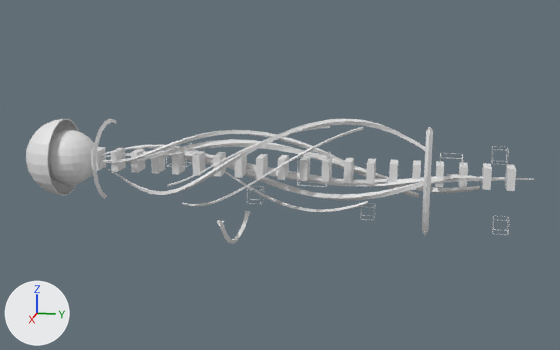
The OBJ model Assets/Models/UpperArm/bras_0009.obj as it was, and as the next commit left it.
Before and after are seen from a 50 mm lens placed at (1.228, 0.263, 0.293), pointed at (-0.005, 0.017, -0.015). Arrows for +X, +Y and +Z are at lower left; the lights stay in place. Where no turn or scale is listed for an object, it has been applied to the vertices. Vertices at the same position are counted once.

In view in the first picture: 'bras_0009'.
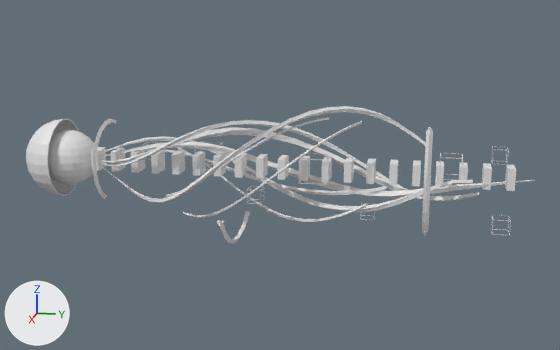
Where the change shows, as pixel boxes [x1, y1, x2, y2] in the pictures (560 x 350 px; the box of a moved part takes in the faces that stretch with it):
'bras_0009', reshaped (9% taller): before [26, 118, 535, 244]; after [26, 106, 535, 244]
part 1 of me_bras_0009, moved or reshaped: before [492, 215, 510, 235]; after [142, 142, 162, 159]
part 2 of me_bras_0009, moved or reshaped: before [297, 151, 331, 187]; after [491, 215, 511, 235]
part 3 of me_bras_0009, moved or reshaped: before [166, 143, 193, 167]; after [195, 142, 223, 170]
part 4 of me_bras_0009, added: after [299, 153, 330, 185]
part 5 of me_bras_0009, moved or reshaped: before [225, 172, 368, 212]; after [178, 148, 366, 222]
part 6 of me_bras_0009, moved or reshaped: before [182, 127, 363, 207]; after [183, 121, 362, 218]
part 7 of me_bras_0009, moved or reshaped: before [167, 126, 330, 187]; after [166, 118, 329, 197]
part 8 of me_bras_0009, rebuilt (54% taller): before [102, 151, 535, 187]; after [101, 142, 535, 198]
part 9 of me_bras_0009, rebuilt (39% taller): before [102, 145, 472, 200]; after [101, 136, 473, 213]
part 10 of me_bras_0009, rebuilt: before [163, 156, 387, 183]; after [144, 149, 386, 195]
part 11 of me_bras_0009, rebuilt (26% taller): before [103, 119, 425, 195]; after [103, 106, 426, 202]
part 12 of me_bras_0009, rebuilt (16% taller): before [101, 130, 419, 198]; after [99, 120, 419, 199]
part 13 of me_bras_0009, rebuilt (38% taller): before [100, 139, 480, 193]; after [100, 127, 479, 202]

Edits to the bpy script that builds the scene:
```text
Change me_bras_0009:
    used by ob_bras_0009; location = (0.0, 0.0, 0.0)
    remove me_bras_0009.from_pydata(...)  # 1805 vertices, 1744 faces; spans x -0.114..0.115, y -0.437..0.421, z -0.131..0.086
    add me_bras_0009.from_pydata(...)  # 1837 vertices, 1769 faces; spans x -0.114..0.115, y -0.437..0.421, z -0.131..0.103
    me_bras_0009 part 1: the loose piece of 32 vertices spanning x 0.0..0.024, y 0.362..0.386, z -0.087..-0.063 is moved by (0.013, -0.568, 0.099)
    me_bras_0009 part 2: the loose piece of 32 vertices spanning x -0.024..0.024, y 0.051..0.099, z -0.024..0.024 is scaled about its middle by (0.571, 0.576, 0.5), then moved by (0.012, 0.299, -0.075)
    me_bras_0009 part 3: the loose piece of 32 vertices spanning x -0.002..0.033, y -0.168..-0.133, z 0.0..0.034 is scaled about its middle by (1, 1.12, 1.16), then moved by (0.0, 0.051, 0.0)
    me_bras_0009 part 4: the loose piece of 32 vertices spanning x -0.024..0.024, y 0.051..0.099, z -0.024..0.024 is copied, and the copy is scaled about its middle by (0.932, 0.923, 0.878); it spans x -0.022..0.022, y 0.053..0.097, z -0.021..0.021
    me_bras_0009 part 5: the loose piece of 98 vertices spanning x -0.065..0.061, y -0.18..0.168, z -0.071..0.017 is multiplied about the mesh origin by the matrix ((1.213, 0.009, -0.167), (0.0, 1.0, 0.0), (0.175, 0.001, 1.23))
    me_bras_0009 part 6: the loose piece of 98 vertices spanning x 0.022..0.08, y -0.145..0.155, z -0.067..0.076 is multiplied about the mesh origin by the matrix ((1.213, 0.008, 0.12), (0.0, 1.0, 0.0), (-0.136, 0.011, 1.194))
    me_bras_0009 part 7: the loose piece of 98 vertices spanning x -0.007..0.07, y -0.161..0.099, z -0.029..0.071 is multiplied about its middle by the matrix ((1.22, 0.006, 0.177), (0.0, 1.0, 0.0), (-0.17, 0.022, 1.176)), then moved by (0.011, 0.0, -0.001)
    me_bras_0009 part 8: the loose piece of 98 vertices spanning x -0.026..0.022, y -0.416..0.421, z -0.026..0.017 is rebuilt with 98 vertices and now spans x -0.043..0.028, y -0.416..0.421, z -0.043..0.034
    me_bras_0009 part 9: the loose piece of 98 vertices spanning x -0.048..0.043, y -0.337..0.326, z -0.05..0.025 is rebuilt with 98 vertices and now spans x -0.068..0.057, y -0.337..0.326, z -0.068..0.037
    me_bras_0009 part 10: the loose piece of 98 vertices spanning x -0.021..0.019, y -0.243..0.195, z -0.022..0.01 is rebuilt with 98 vertices and now spans x -0.04..0.037, y -0.243..0.195, z -0.042..0.018
    me_bras_0009 part 11: the loose piece of 98 vertices spanning x -0.068..0.082, y -0.353..0.256, z -0.048..0.083 is rebuilt with 98 vertices and now spans x -0.085..0.102, y -0.353..0.256, z -0.058..0.103
    me_bras_0009 part 12: the loose piece of 98 vertices spanning x -0.059..0.036, y -0.298..0.245, z -0.047..0.059 is rebuilt with 98 vertices and now spans x -0.076..0.052, y -0.298..0.245, z -0.054..0.075
    me_bras_0009 part 13: the loose piece of 98 vertices spanning x -0.043..0.026, y -0.437..0.339, z -0.034..0.043 is rebuilt with 98 vertices and now spans x -0.063..0.038, y -0.437..0.339, z -0.05..0.063
```
